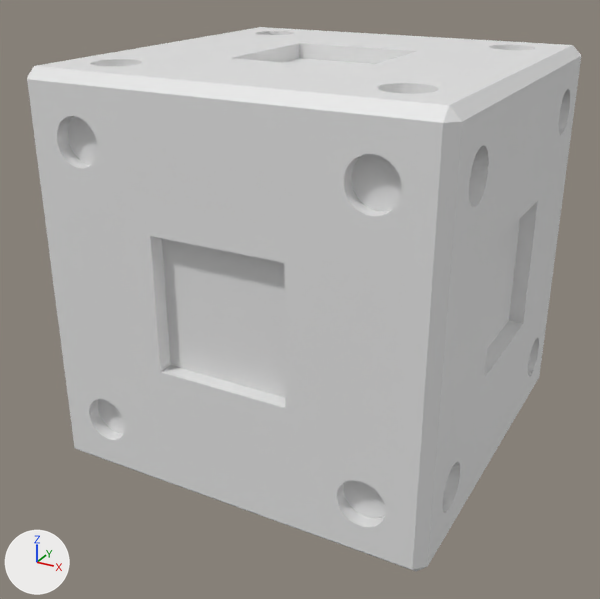
An edit to the Blender file scifi_cube1.blend, drawn before and after from the same camera.
Rendered twice from a 50 mm camera at (1.87, -3.67, 1.53) aimed at (-0.06, -0.15, -0.23). Arrows for +X, +Y and +Z are at lower left; the lights stay in place. The first picture is the older version.
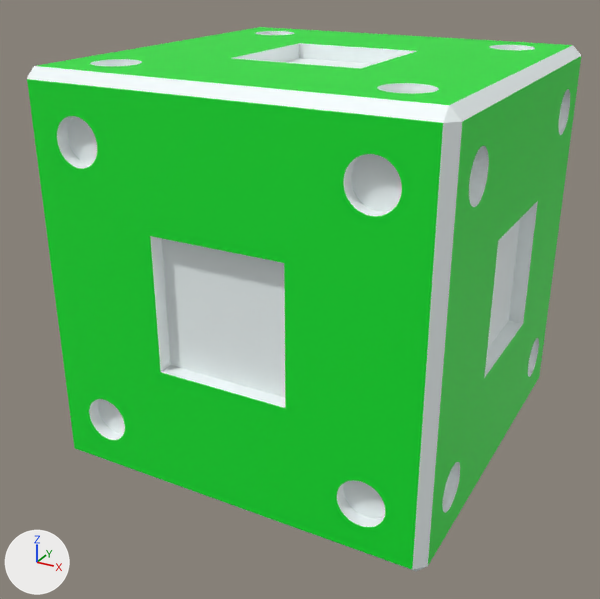
Where the change shows, as pixel boxes [x1, y1, x2, y2] in the pictures (600 x 599 px):
part 1 of me_cube_001, recoloured: [27, 31, 581, 572] in both
part 2 of me_cube_001, recoloured (white to green): [27, 27, 581, 569] in both

The edits, one by one:
Material 'Material.001' (mat_material_001) is new.
Its base color is (0.924, 1.0, 1.0) (white #f6ffff).
Material 'Material.002' (mat_material_002) is new.
Its base color is (0.0, 0.8, 0.0269) (green #00e72e).
me_cube_001 has 1656 vertices, 938 faces and spans x -1.0..1.0, y -1.0..1.0, z -1.0..1.0.
me_cube_001 is used by ob_cube; location (0.0, 0.0, 0.0).
me_cube_001 part 1: all 866 faces centred in x -0.98..0.98, y -0.98..0.98, z -0.98..0.98 switch from no material to mat_material_001 (white #f6ffff).
me_cube_001 part 2: 72 of the faces centred in x -1.0..1.0, y -1.0..1.0, z -1.0..1.0 switch from no material to mat_material_002 (green #00e72e).
